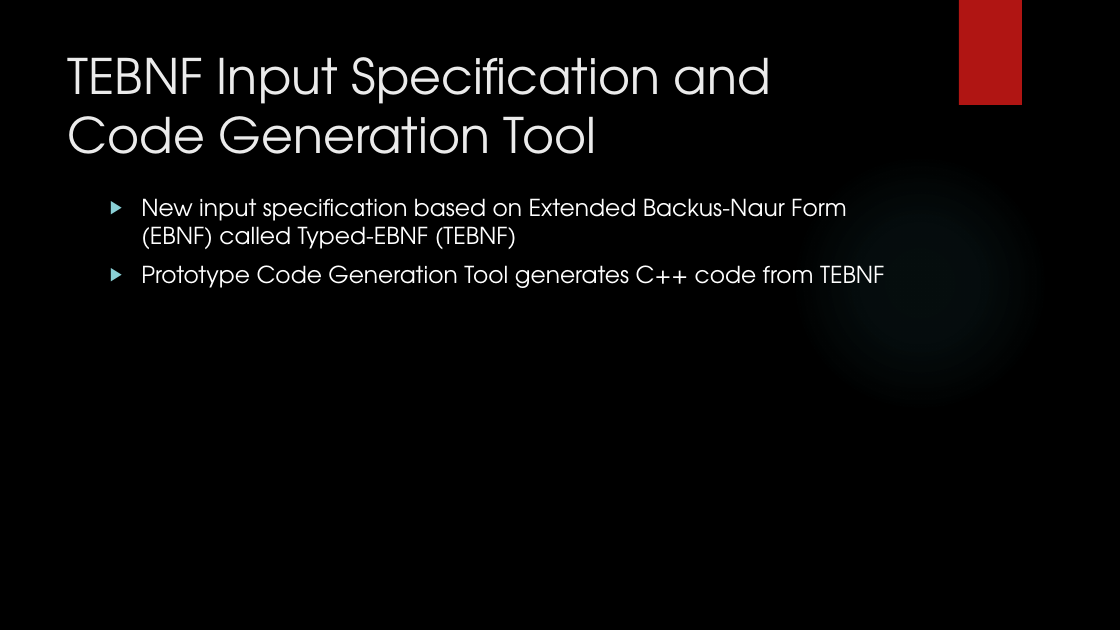
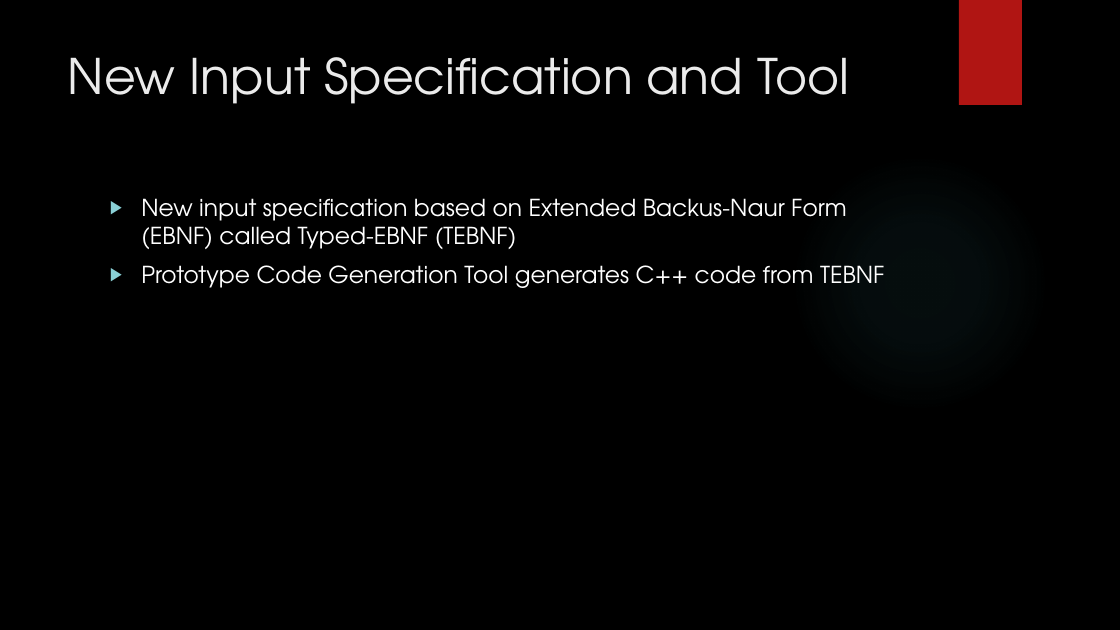
Before and after one commit to JasonGYoung/ProjectReport, a slide deck: slide 3 of DefensePresentation.pptx. Drawn at 1120x630 pixels with LibreOffice and Linux fonts; fonts in the diff are those of the drawing; background and template pictures are left out. Boxes give left, top, right and bottom in pixels: in the first picture for what was removed or moved away, otherwise in the second. Text is boxed around its words. In the diff, an @@ line names an element or a change of style, - is before the commit and + after.

```diff
--- a/DefensePresentation.pptx
+++ b/DefensePresentation.pptx
@@ title at <box>68,57,849,104</box>: text changed @@
-TEBNF Input Specification and
-Code Generation Tool
+New Input Specification and Tool
```
Also in this commit, not shown: 4 other slides changed.
